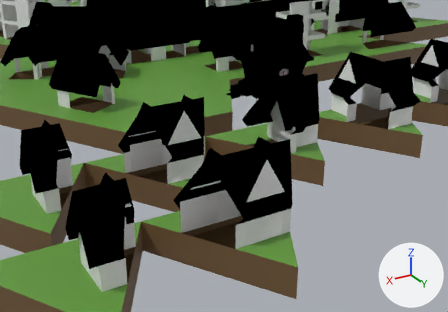
Before and after pictures for a commit that changed the Blender file Peces/Tiles/Models/Cases_v02.blend.
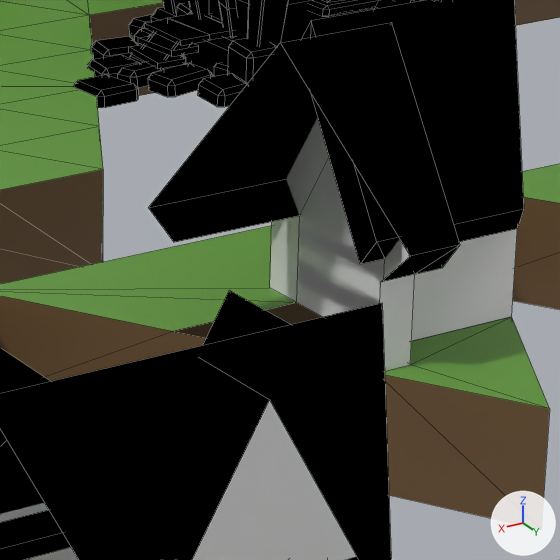
Each version appears first from a 50 mm lens placed at (-11.263, -3.852, 1.801), pointed at (-13.525, -7.623, -0.084), and next in a close-up on the part from 47% to 73% of the width and 25% to 62% of the height. Arrows for +X, +Y and +Z are at lower right; the lights stay in place. The close-ups show mesh edges as thin lines.

In view in the first close-up: 'Casa_Adossada_EE', 'Casa_Adossada_Simetrica_ED', 'Casa_Cantonera_D.003', 'Casa_Interseccio_EEE', 'Cube.133', 'DetallParet.009', 'DetallTeulada.004', 'DetallTeulada.005', 'DetallTeulada.008', 'Terra_01.008', 'Terra_01.009', 'Terra_01.112'.
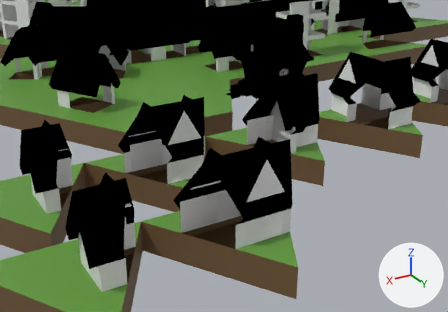
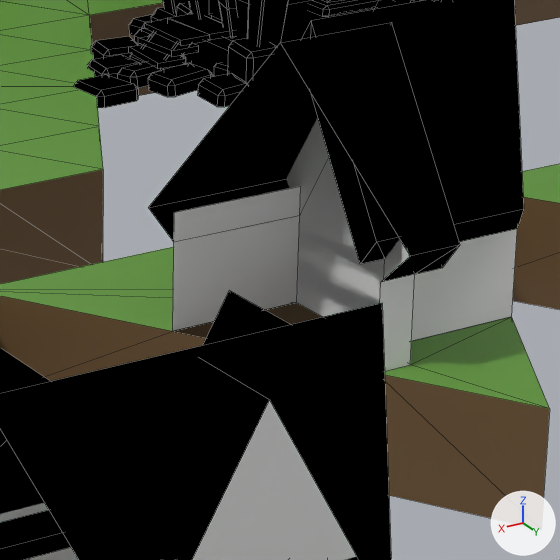
Commit message: faltava un detall

Boxes (x1, y1, x2, y2) around the edits, measured in the close-ups (560 x 560 px):
'DetallParet.101', added
    after: (173, 186, 300, 331)

Patch to the scene script:
```diff
--- a/Peces/Tiles/Models/Cases_v02.blend.py
+++ b/Peces/Tiles/Models/Cases_v02.blend.py
@@ ob_detallparet_101 @@
+ob_detallparet_101 = bpy.data.objects.new('DetallParet.101', me_malla_004)
+ob_detallparet_101.parent = ob_casa_adossada_ee
+ob_detallparet_101.matrix_parent_inverse = Matrix(((1.0, 0.0, 0.0, 14.0), (0.0, 0.0, 1.0, 0.0), (0.0, -1.0, 0.0, -7.0), (0.0, 0.0, 0.0, 1.0)))
+ob_detallparet_101.location = (-13.92, -7.547, 0.0)
+ob_detallparet_101.rotation_euler = (1.571, 0.0, -1.571)  # degrees (90, 0, -90)
```
